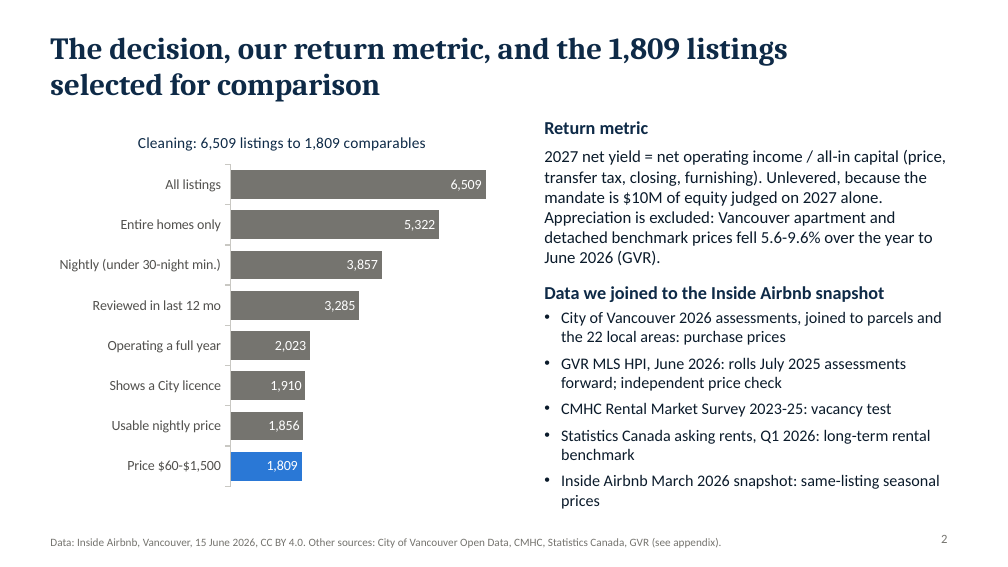
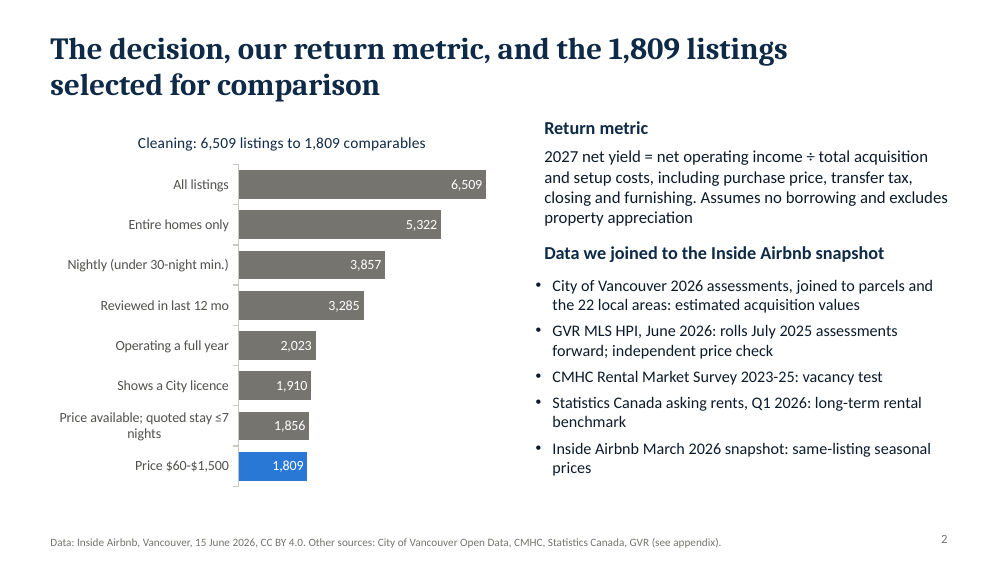
Before and after one commit to alexmdy/datajam2026, a slide deck: slide 2 of deck/DDD_DataJam2026_Pitch.pptx. Drawn at 1008x567 pixels with LibreOffice and Linux fonts; fonts in the diff are those of the drawing. Boxes give left, top, right and bottom in pixels: in the first picture for what was removed or moved away, otherwise in the second. Text is boxed around its words. In the diff, an @@ line names an element or a change of style, - is before the commit and + after.

```diff
--- a/deck/DDD_DataJam2026_Pitch.pptx
+++ b/deck/DDD_DataJam2026_Pitch.pptx
@@ bar stacked chart at bbox=[50, 116, 514, 494] @@
-categories: All listings, Entire homes only, Nightly (under 30-night min.), Reviewed in last 12 mo, Operating a full year, Shows a City licence, Usable nightly price, Price $60-$1,500
+categories: All listings, Entire homes only, Nightly (under 30-night min.), Reviewed in last 12 mo, Operating a full year, Shows a City licence, Price available; quoted stay ≤7 nights, Price $60-$1,500
@@ text at bbox=[544, 150, 947, 226]: text changed @@
-2027 net yield = net operating income / all-in capital (price, transfer tax, closing, furnishing). Unlevered, because the mandate is $10M of equity judged on 2027 alone. Appreciation is excluded: Vancouver apartment and detached benchmark prices fell 5.6-9.6% over the year to June 2026 (GVR).
+2027 net yield = net operating income ÷ total acquisition and setup costs, including purchase price, transfer tax, closing and furnishing. Assumes no borrowing and excludes property appreciation
@@ text "City of Vancouver 2026 assessments, ...": place and size @@
-text "City of Vancouver 2026 assessments, ..." at bbox=[561, 312, 942, 509]
+text "City of Vancouver 2026 assessments, ..." at bbox=[552, 279, 934, 476]
@@ text at bbox=[552, 279, 934, 313]: text changed @@
-• City of Vancouver 2026 assessments, joined to parcels and the 22 local areas: purchase prices
+• City of Vancouver 2026 assessments, joined to parcels and the 22 local areas: estimated acquisition values
```
Also in this commit, not shown: 7 other slides changed, 3 other files.
